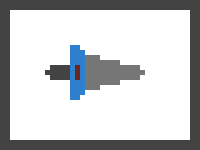
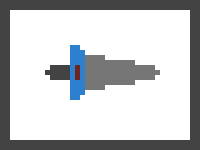
Comparing the layer stacks of the two 200px x 150px images. Changes:
painted on "Couteau" over (100, 55, 160, 90)
